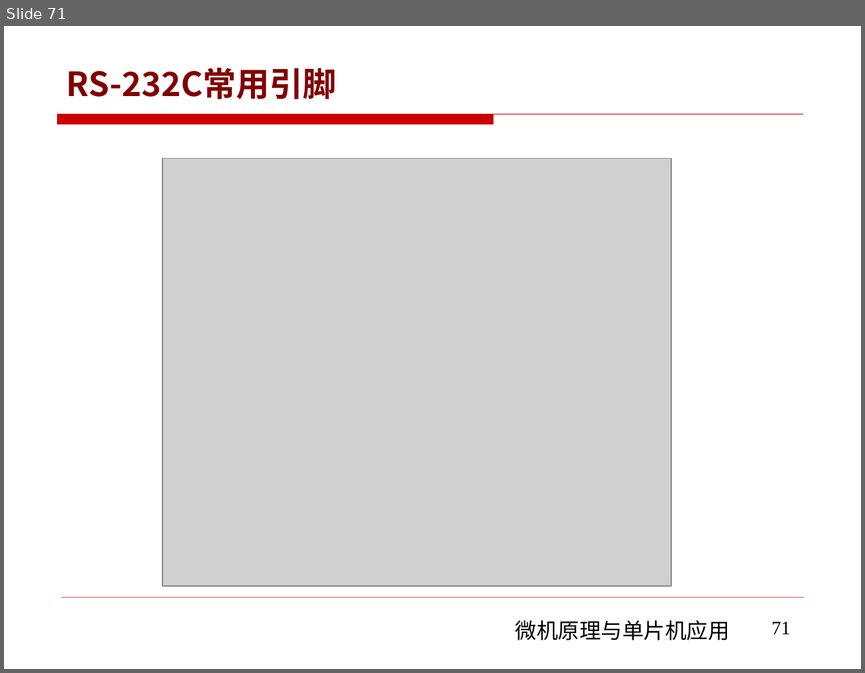
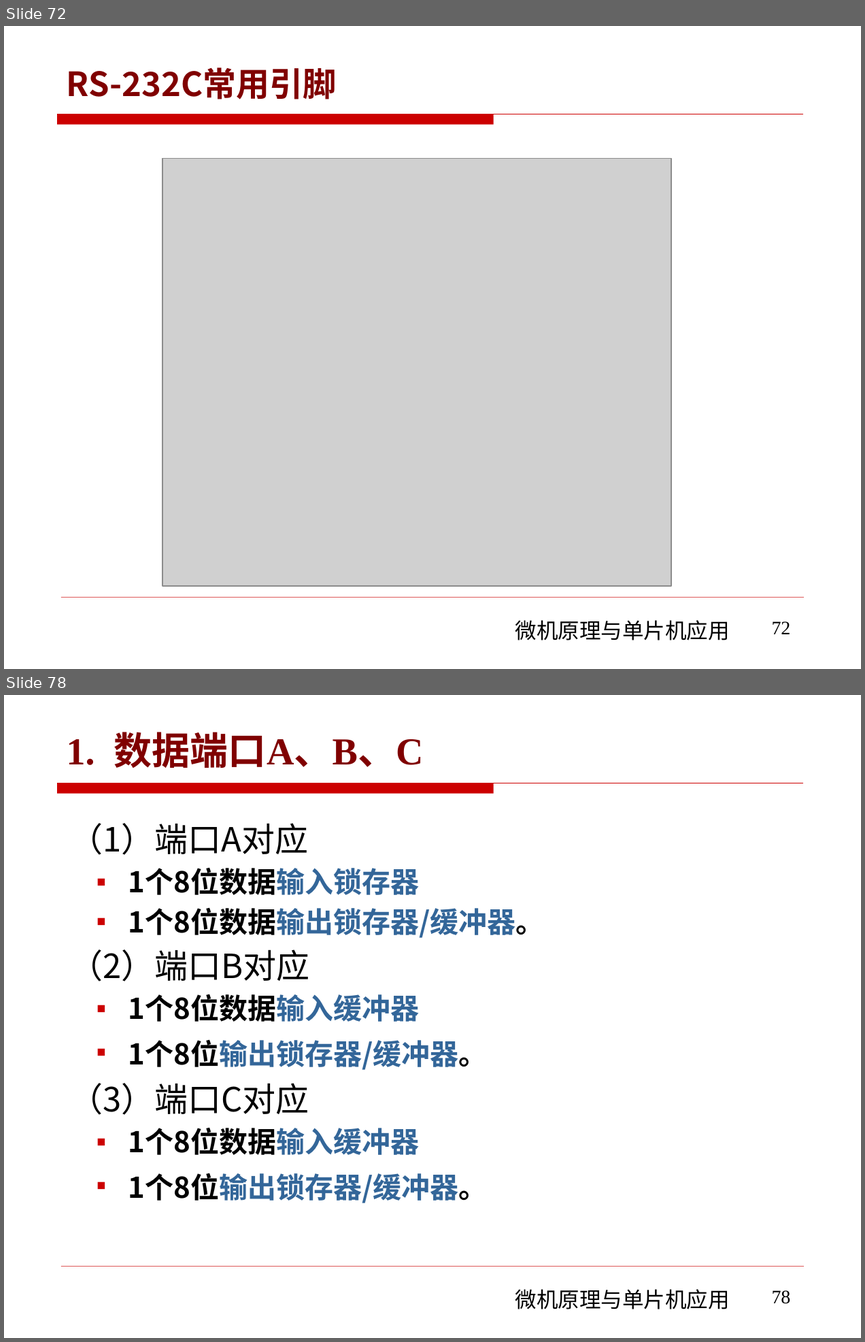
Before and after one commit to rshouc/Microcomputer, a slide deck: PPT/The Principle of Microcomputer/第六章 微机原理（串并行通信和接口技术) .pptx. Shown one above the other, each under a label of ours: slide 71 before the commit, slides 72 and 78 after it; the slides between them are not shown. The pictures are 865x673 and 865x1342 pixels, drawn with LibreOffice and Linux fonts; fonts in the diff are those of the drawing; grey boxes stand for pictures; background and template pictures are left out. Boxes give left, top, right and bottom in pixels: in the first picture for what was removed or moved away, otherwise in the second. Text is boxed around its words. In the diff, an @@ line names an element or a change of style, - is before the commit and + after.

```diff
--- a/PPT/The Principle of Microcomputer/第六章 微机原理（串并行通信和接口技术) .pptx
+++ b/PPT/The Principle of Microcomputer/第六章 微机原理（串并行通信和接口技术) .pptx
@@ slide 78 added at (x1=4, y1=695, x2=861, y2=1338), background #FFFFFF; not listed: 3 template elements that a slide beside it also shows @@
@@ title added at (x1=67, y1=732, x2=424, y2=768), 32 pt, text #800000, bold @@
+1. 数据端口A、B、C
@@ text added at (x1=70, y1=823, x2=545, y2=1203), 24 pt, text #000000, bold @@
+（1）端口A对应
+  ▪ 1个8位数据输入锁存器
+  ▪ 1个8位数据输出锁存器/缓冲器。
+（2）端口B对应
+  ▪ 1个8位数据输入缓冲器
+  ▪ 1个8位输出锁存器/缓冲器。
+（3）端口C对应
+  ▪ 1个8位数据输入缓冲器
+  ▪ 1个8位输出锁存器/缓冲器。
@@ page number added at (x1=772, y1=1290, x2=791, y2=1304), 16 pt, text #000000 @@
+78
@@ what was slide 71 is now slide 72 @@
@@ page number at (x1=772, y1=621, x2=791, y2=634): text changed @@
-71
+72
```
Also in this commit, not shown: 2 slides changed, 72 other slides added, 1 slide removed.
